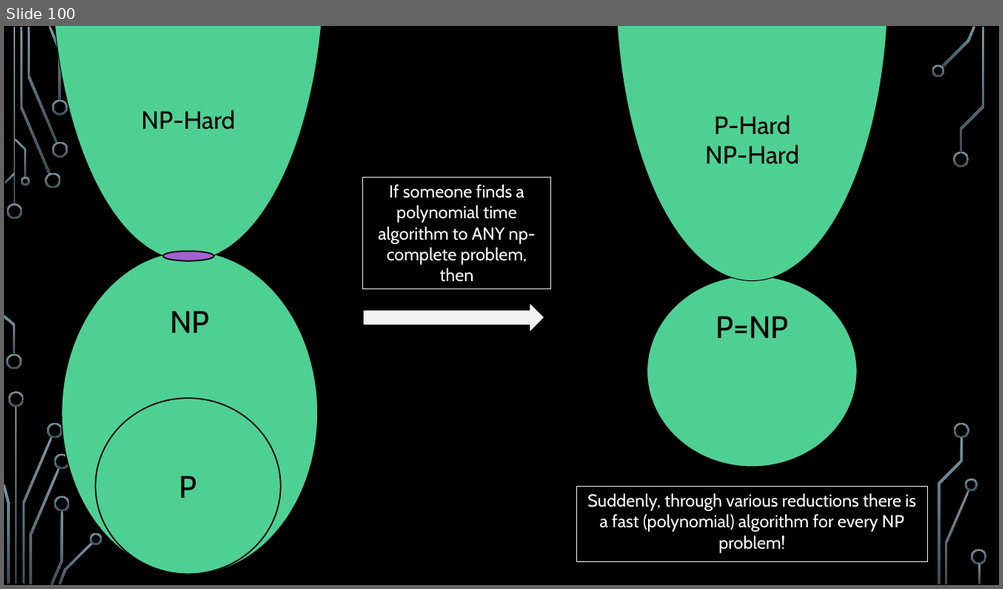
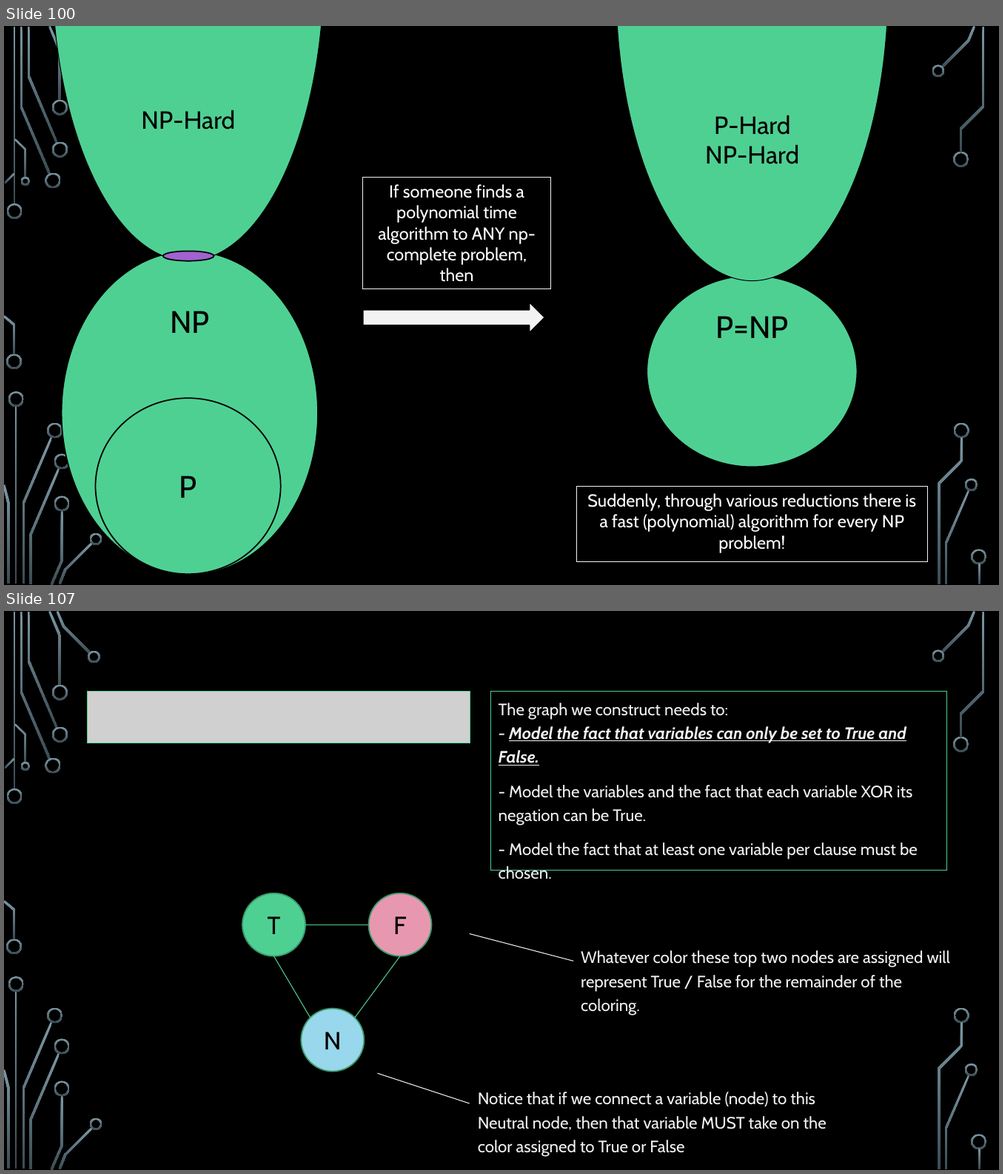
Before and after one commit to markfloryan/dmt2, a slide deck: slides/05-ComplexityTheory.pptx. Shown one above the other, each under a label of ours: slide 100 before the commit, slides 100 and 107 after it; the slides between them are not shown. The pictures are 1003x589 and 1003x1174 pixels, drawn with LibreOffice and Linux fonts; fonts in the diff are those of the drawing; grey boxes stand for pictures; background and template pictures are left out. Boxes give left, top, right and bottom in pixels: in the first picture for what was removed or moved away, otherwise in the second. Text is boxed around its words. In the diff, an @@ line names an element or a change of style, - is before the commit and + after.

```diff
--- a/slides/05-ComplexityTheory.pptx
+++ b/slides/05-ComplexityTheory.pptx
@@ slide 107 added at [4, 611, 999, 1170], background picture (left out); not listed: 36 template elements that a slide beside it also shows @@
@@ picture added at [87, 692, 470, 743] @@
@@ rectangle added at [490, 692, 946, 871], outline #4FD093 0.75 pt, 16 pt, text #F2F2F2 @@
+The graph we construct needs to:
+- Model the fact that variables can only be set to True and False.
+- Model the variables and the fact that each variable XOR its negation can be True.
+- Model the fact that at least one variable per clause must be chosen.
@@ ellipse added at [242, 894, 304, 957], fill #4FD093, outline #3A9A6D 1.25 pt, 24 pt, text #000000 @@
+T
@@ ellipse added at [369, 894, 432, 957], fill #E798B0, outline #3A9A6D 1.25 pt, 24 pt, text #000000 @@
+F
@@ line added from (369, 925) to (305, 925), #4FD093 0.75 pt @@
@@ line added from (573, 962) to (469, 934), #F2F2F2 0.75 pt @@
@@ line added from (274, 957) to (310, 1019), #4FD093 0.75 pt @@
@@ line added from (400, 957) to (355, 1019), #4FD093 0.75 pt @@
@@ text added at [580, 951, 950, 991], 16 pt, text #F2F2F2 @@
+Whatever color these top two nodes are assigned will represent True / False for the remainder of the coloring.
@@ ellipse added at [301, 1008, 364, 1071], fill #98D7EC, outline #3A9A6D 1.25 pt, 24 pt, text #000000 @@
+N
@@ line added from (469, 1104) to (377, 1073), #F2F2F2 0.75 pt @@
@@ text added at [478, 1092, 826, 1157], 16 pt, text #F2F2F2 @@
+Notice that if we connect a variable (node) to this Neutral node, then that variable MUST take on the color assigned to True or False
```
Also in this commit, not shown: 13 other slides added, 2 other files.
